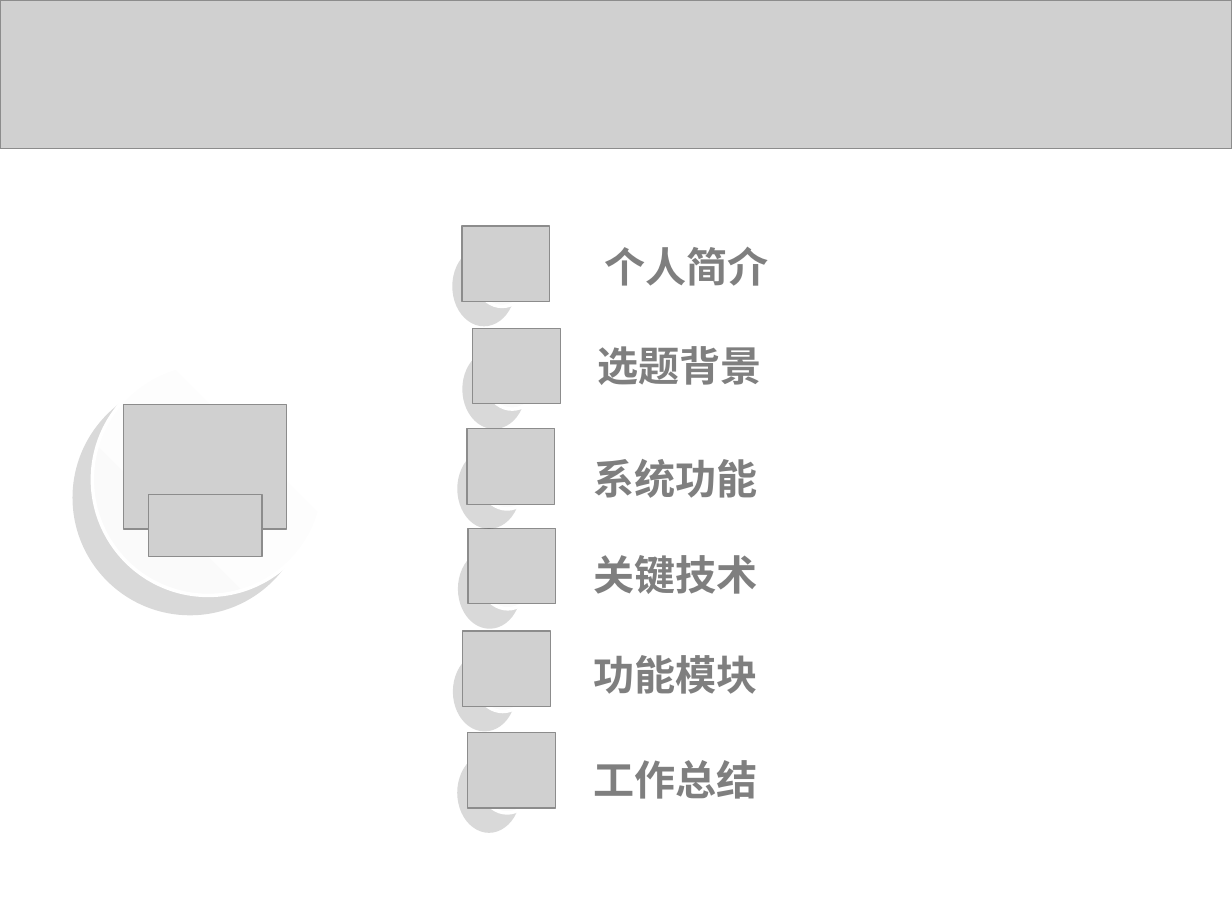
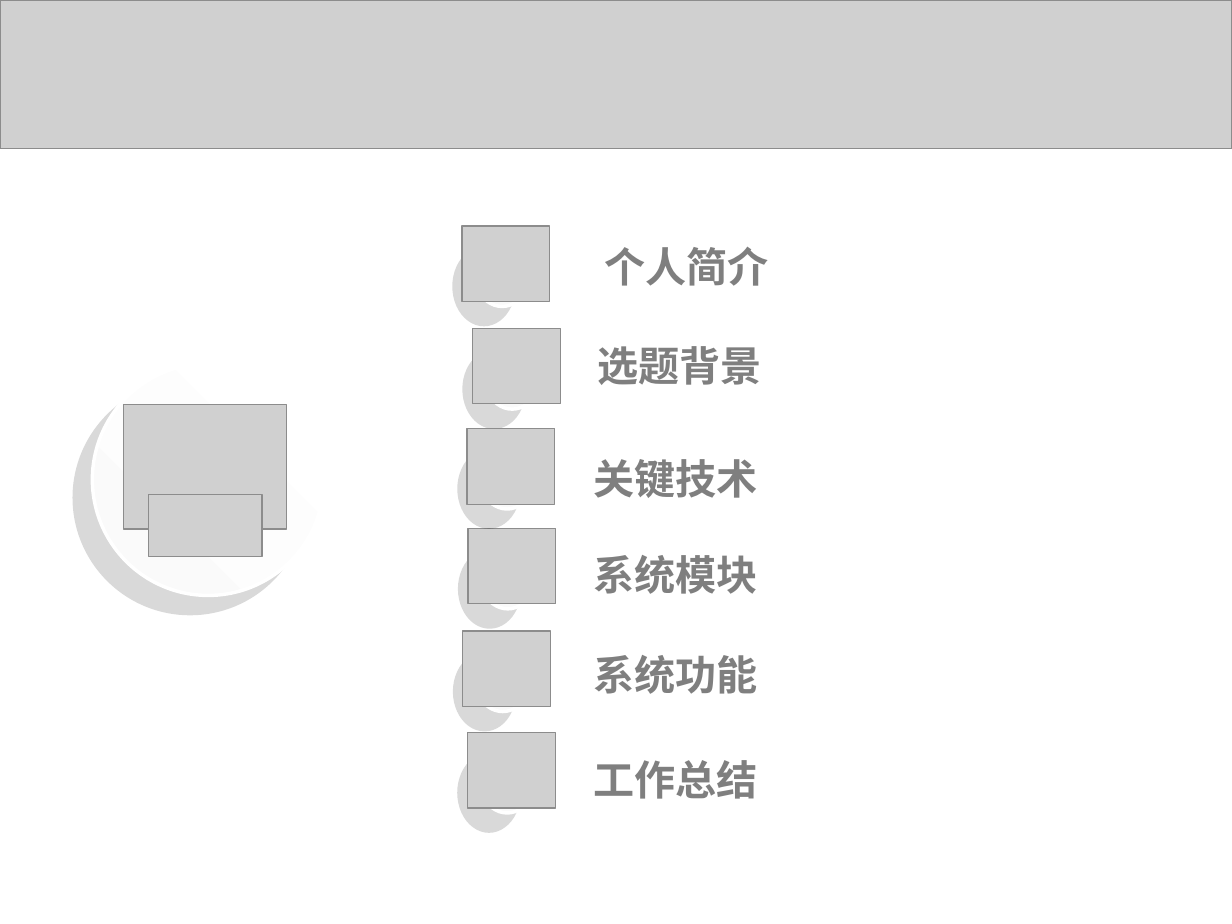
Before and after one commit to liaoliaoanxiao/mediumRepy, a slide deck: slide 2 of 论文/SA14226355孙君伟答辩.ppt. Drawn at 1232x924 pixels with LibreOffice and Linux fonts; fonts in the diff are those of the drawing; grey boxes stand for pictures. Boxes give left, top, right and bottom in pixels: in the first picture for what was removed or moved away, otherwise in the second. Text is boxed around its words. In the diff, an @@ line names an element or a change of style, - is before the commit and + after.

```diff
--- a/论文/SA14226355孙君伟答辩.ppt
+++ b/论文/SA14226355孙君伟答辩.ppt
@@ text "关键技术": place and size @@
-text "关键技术" at [594,555,758,594]
+text "关键技术" at [594,459,758,498]
@@ text at [594,555,758,594]: text changed; font Noto Sans CJK SC to Arial @@
-系统功能
+系统模块
@@ text at [594,655,758,694]: text changed @@
-功能模块
+系统功能
```
Also in this commit, not shown: 4 other slides changed, 13 slides added, 17 slides removed, 1 other file.
